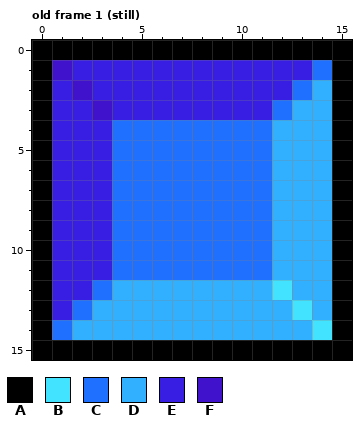
One commit to this pixel-art file: Assets/Aseprite/blue.aseprite. The picture above is the old version.
16x16 pixels, 15 frames. Pixels under 10% opacity are left out. Shown: old frame 1 (still). The commit also changed other frames, which this record leaves out.
Visible layers, top first: "white", "gem", "background".
Palette (. is transparent): A #000000  B #42e3ff  C #2070ff  D #30b0ff  E #381ee3  F #4112cc
Pixels before, old frame 1 (still), first column x 0:
 0 AAAAAAAAAAAAAAAA
 1 AFEEEEEEEEEEEECA
 2 AEFEEEEEEEEEECDA
 3 AEEFEEEEEEEECDDA
 4 AEEECCCCCCCCDDDA
 5 AEEECCCCCCCCDDDA
 6 AEEECCCCCCCCDDDA
 7 AEEECCCCCCCCDDDA
 8 AEEECCCCCCCCDDDA
 9 AEEECCCCCCCCDDDA
10 AEEECCCCCCCCDDDA
11 AEEECCCCCCCCDDDA
12 AEECDDDDDDDDBDDA
13 AECDDDDDDDDDDBDA
14 ACDDDDDDDDDDDDBA
15 AAAAAAAAAAAAAAAA
After the commit:
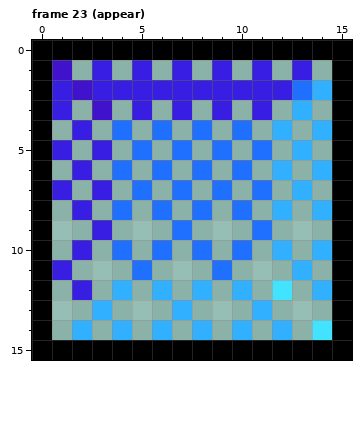
A new or re-ordered frame is compared with the old frame closest to it.
From old to new:
frames 15 -> 31
layer "background" removed
layer "gem" removed
Changed rows in their new state; - is an unchanged pixel.
Frame 23 (appear) is new; against old frame 1 (still):
first column x 1:
 1 -.-.-.-.-.-.-.
 3 -.-.-.-.-.-.-.
 4 .-.-.-.-.-.-.-
 5 -.-.-.-.-.-.-.
 6 .-.-.-.-.-.-.-
 7 -.-.-.-.-.-.-.
 8 .-.-.-.-.-.-.-
 9 ..-...-...-...
10 .-.-.-.-.-.-.-
11 -...-...-...-.
12 .-.-.-.-.-.-.-
13 ..-...-...-...
14 .-.-.-.-.-.-.-
Pixel boxes of the changes (left, top, right, bottom) in both pictures:
erased: (52, 60, 332, 340)
